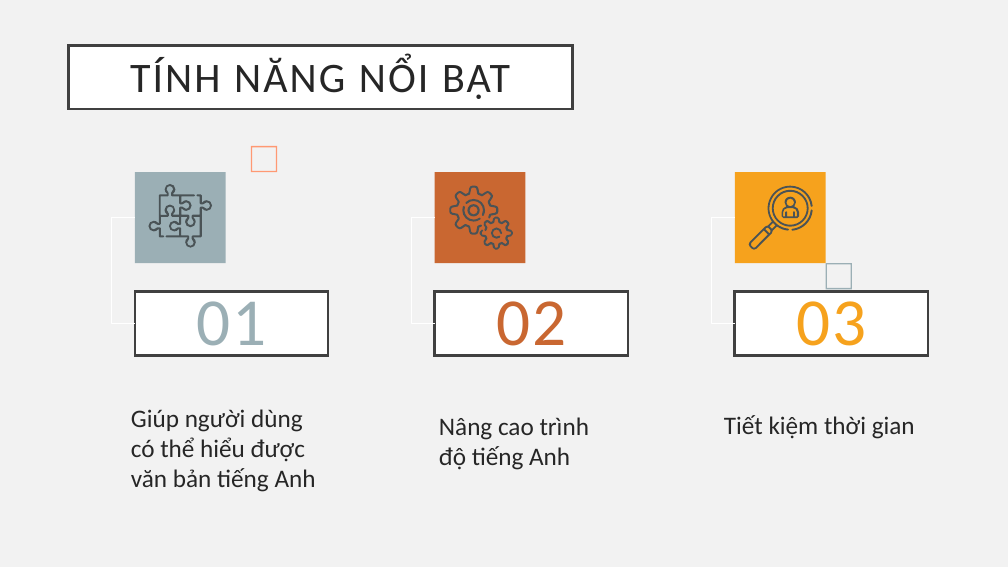
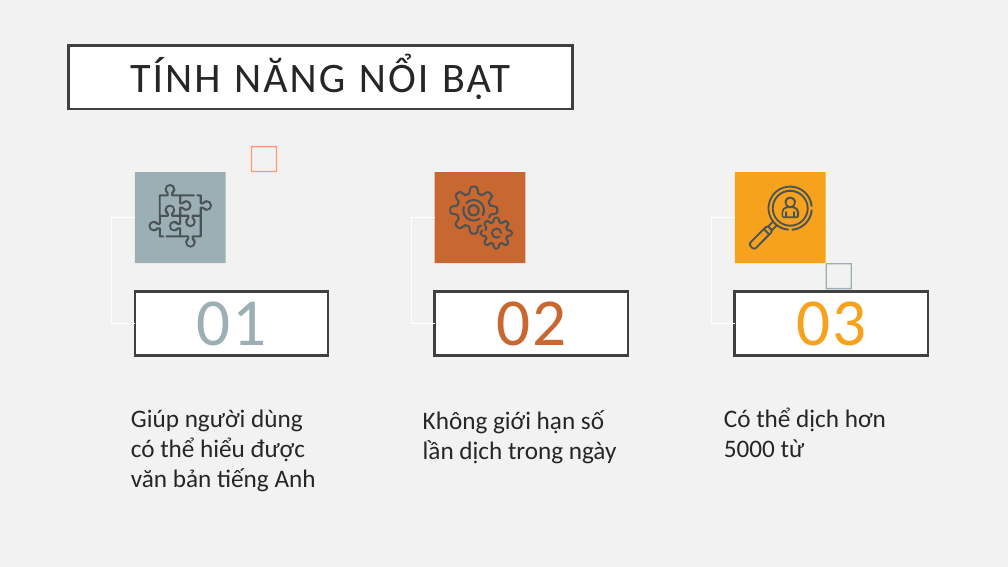
Before and after one commit to nmtri1912/kltn, a slide deck: slide 10 of Tài liệu/Presentation.pptx. Drawn at 1008x567 pixels with LibreOffice and Linux fonts; fonts in the diff are those of the drawing. Boxes give left, top, right and bottom in pixels: in the first picture for what was removed or moved away, otherwise in the second. Text is boxed around its words. In the diff, an @@ line names an element or a change of style, - is before the commit and + after.

```diff
--- a/Tài liệu/Presentation.pptx
+++ b/Tài liệu/Presentation.pptx
@@ subtitle at (423, 410, 617, 464): text changed @@
-Nâng cao trình độ tiếng Anh
+Không giới hạn số lần dịch trong ngày
@@ subtitle at (724, 407, 886, 457): text changed @@
-Tiết kiệm thời gian
+Có thể dịch hơn 5000 từ
```
